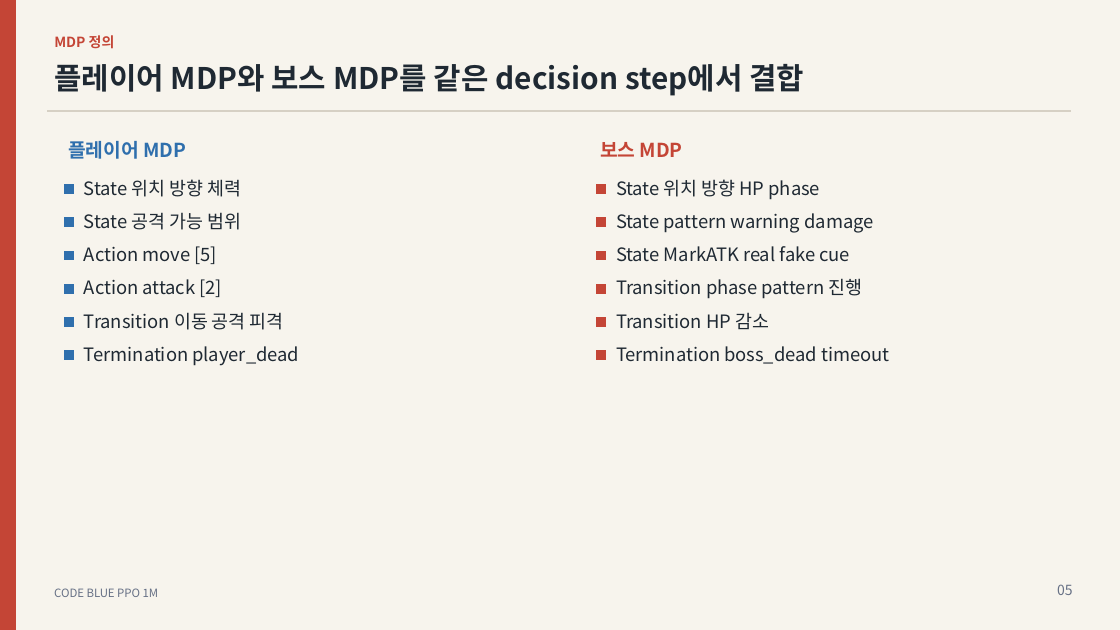
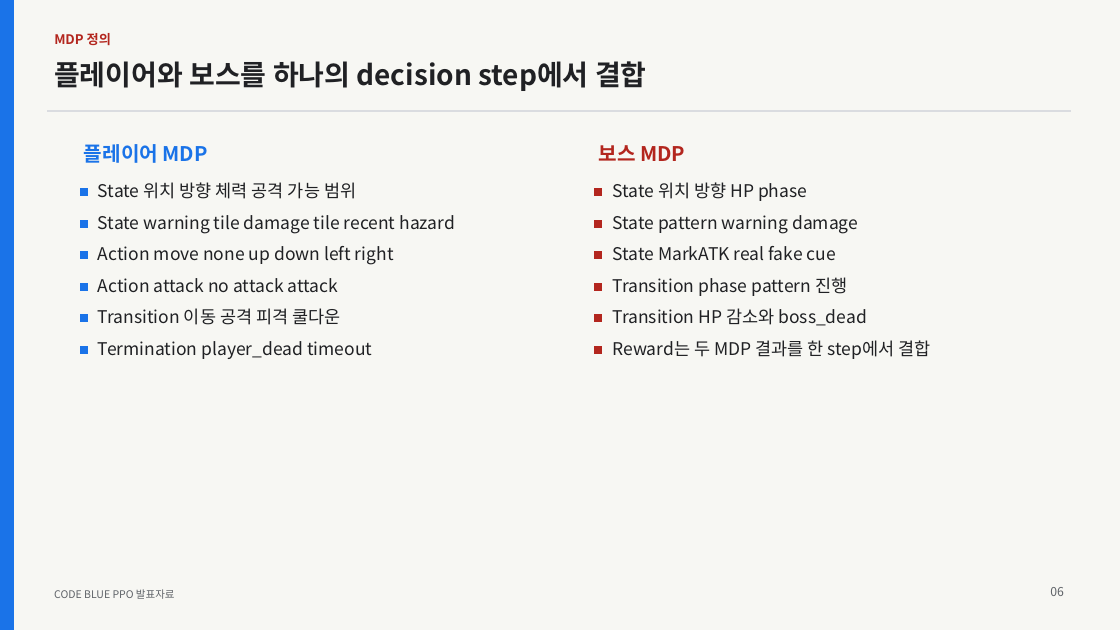
Before and after one commit to LxNx-Hn/AI_FinalTerm, a slide deck: slide 6 of presentations/final/CODE_BLUE_RL_FINAL.pptx (slide 5 before the commit). Drawn at 1120x630 pixels with LibreOffice and Linux fonts; fonts in the diff are those of the drawing. Boxes give left, top, right and bottom in pixels: in the first picture for what was removed or moved away, otherwise in the second. Text is boxed around its words. In the diff, an @@ line names an element or a change of style, - is before the commit and + after.

```diff
--- a/presentations/final/CODE_BLUE_RL_FINAL.pptx
+++ b/presentations/final/CODE_BLUE_RL_FINAL.pptx
@@ rectangle at bbox=[0, 0, 1120, 630]: fill #F7F4ED to #F7F7F3; outline #F7F4ED 0 pt to #F7F7F3 0 pt @@
@@ rectangle at bbox=[0, 0, 14, 630]: fill #C44536 to #1A73E8; outline #C44536 0 pt to #1A73E8 0 pt @@
@@ text "MDP 정의" at bbox=[54, 33, 111, 45]: size 12 to 11.2 pt, text colour #C44536 to #B3261E @@
@@ text at bbox=[54, 61, 647, 91]: text changed; size 25.5 to 24 pt; text colour #1F2933 to #202124 @@
-플레이어 MDP와 보스 MDP를 같은 decision step에서 결합
+플레이어와 보스를 하나의 decision step에서 결합
@@ rectangle at bbox=[47, 110, 1071, 112]: fill #D6D0C4 to #DADCE0; outline #D6D0C4 0 pt to #DADCE0 0 pt @@
@@ text "플레이어 MDP": place and size @@
-text "플레이어 MDP" at bbox=[68, 141, 186, 159]
+text "플레이어 MDP" at bbox=[84, 144, 208, 163]
@@ text "플레이어 MDP" at bbox=[84, 144, 208, 163]: size 16.5 to 17.2 pt, text colour #2F6FAD to #1A73E8 @@
@@ text "보스 MDP" at bbox=[599, 145, 685, 161]: size 16.5 to 17.2 pt, text colour #C44536 to #B3261E @@
@@ rectangle: place and size @@
-rectangle at bbox=[65, 185, 73, 193]
+rectangle at bbox=[81, 189, 87, 196]
@@ text at bbox=[98, 182, 356, 199]: text changed; size 15.8 to 15 pt; text colour #1F2933 to #202124 @@
-State 위치 방향 체력
+State 위치 방향 체력 공격 가능 범위
@@ rectangle: place and size @@
-rectangle at bbox=[597, 185, 605, 193]
+rectangle at bbox=[595, 189, 602, 196]
@@ size 15.8 to 15 pt, text colour #1F2933 to #202124 in 4 elements at bbox=[612, 215, 858, 234], bbox=[612, 246, 836, 260], bbox=[612, 277, 847, 296], bbox=[612, 182, 807, 201] @@
@@ text removed at bbox=[84, 212, 241, 230] @@
-State 공격 가능 범위
@@ text added at bbox=[98, 215, 455, 234], 15 pt, text #202124 @@
+State warning tile damage tile recent hazard
@@ text at bbox=[98, 246, 394, 265]: text changed; size 15.8 to 15 pt; text colour #1F2933 to #202124 @@
-Action move [5]
+Action move none up down left right
@@ 3 rectangles: place and size @@
-3 rectangles at bbox=[65, 218, 73, 293]
+3 rectangles at bbox=[81, 220, 87, 291]
@@ text at bbox=[98, 278, 338, 292]: text changed; size 15.8 to 15 pt; text colour #1F2933 to #202124 @@
-Action attack [2]
+Action attack no attack attack
@@ rectangle: place and size @@
-rectangle at bbox=[65, 318, 73, 326]
+rectangle at bbox=[81, 315, 87, 322]
@@ text at bbox=[98, 308, 340, 325]: text changed; size 15.8 to 15 pt; text colour #1F2933 to #202124 @@
-Transition 이동 공격 피격
+Transition 이동 공격 피격 쿨다운
@@ rectangle: place and size @@
-rectangle at bbox=[597, 318, 605, 326]
+rectangle at bbox=[595, 315, 602, 322]
@@ text at bbox=[612, 308, 866, 326]: text changed; size 15.8 to 15 pt; text colour #1F2933 to #202124 @@
-Transition HP 감소
+Transition HP 감소와 boss_dead
@@ fill #2F6FAD to #1A73E8; outline #2F6FAD 0 pt to #1A73E8 0 pt in 6 elements at bbox=[81, 252, 87, 259], bbox=[81, 220, 87, 227], bbox=[81, 284, 87, 291], bbox=[81, 189, 87, 196], bbox=[81, 315, 87, 322], bbox=[81, 346, 87, 353] @@
@@ rectangle: place and size @@
-rectangle at bbox=[65, 351, 73, 360]
+rectangle at bbox=[81, 346, 87, 353]
@@ text at bbox=[98, 341, 372, 359]: text changed; size 15.8 to 15 pt; text colour #1F2933 to #202124 @@
-Termination player_dead
+Termination player_dead timeout
@@ fill #C44536 to #B3261E; outline #C44536 0 pt to #B3261E 0 pt in 6 elements at bbox=[595, 252, 602, 259], bbox=[595, 220, 602, 227], bbox=[595, 284, 602, 291], bbox=[595, 189, 602, 196], bbox=[595, 315, 602, 322], bbox=[595, 346, 602, 353] @@
@@ rectangle: place and size @@
-rectangle at bbox=[597, 351, 605, 360]
+rectangle at bbox=[595, 346, 602, 353]
@@ text added at bbox=[612, 340, 931, 359], 15 pt, text #202124 @@
+Reward는 두 MDP 결과를 한 step에서 결합
@@ text removed at bbox=[616, 346, 889, 364] @@
-Termination boss_dead timeout
@@ text at bbox=[54, 589, 175, 599]: text changed; size 9.8 to 9 pt; text colour #667085 to #5F6368 @@
-CODE BLUE PPO 1M
+CODE BLUE PPO 발표자료
@@ text added at bbox=[1050, 587, 1064, 596], 10.5 pt, text #5F6368 @@
+06
@@ text removed at bbox=[1057, 584, 1073, 595] @@
-05
```
Also in this commit, not shown: 4 other slides changed, 13 slides added, 13 slides removed, 38 other files.
